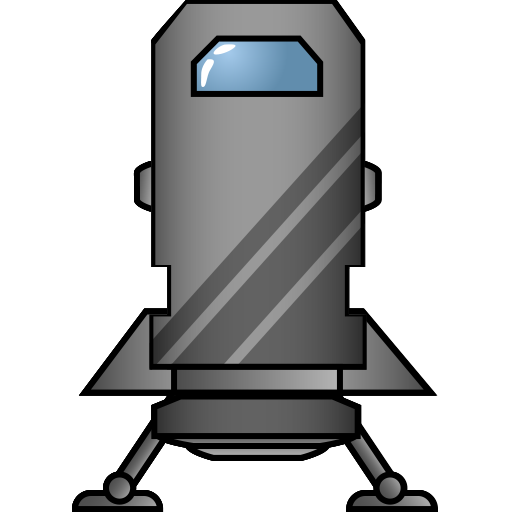
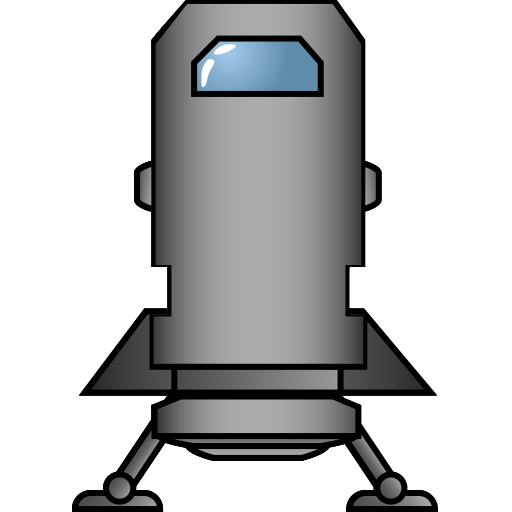
Before/after of a w=512, h=512 layered artwork. What changed in the layer stack:
hid "Box" over [72, 0, 437, 512]
painted on "Box Base" over [91, 2, 425, 434]
